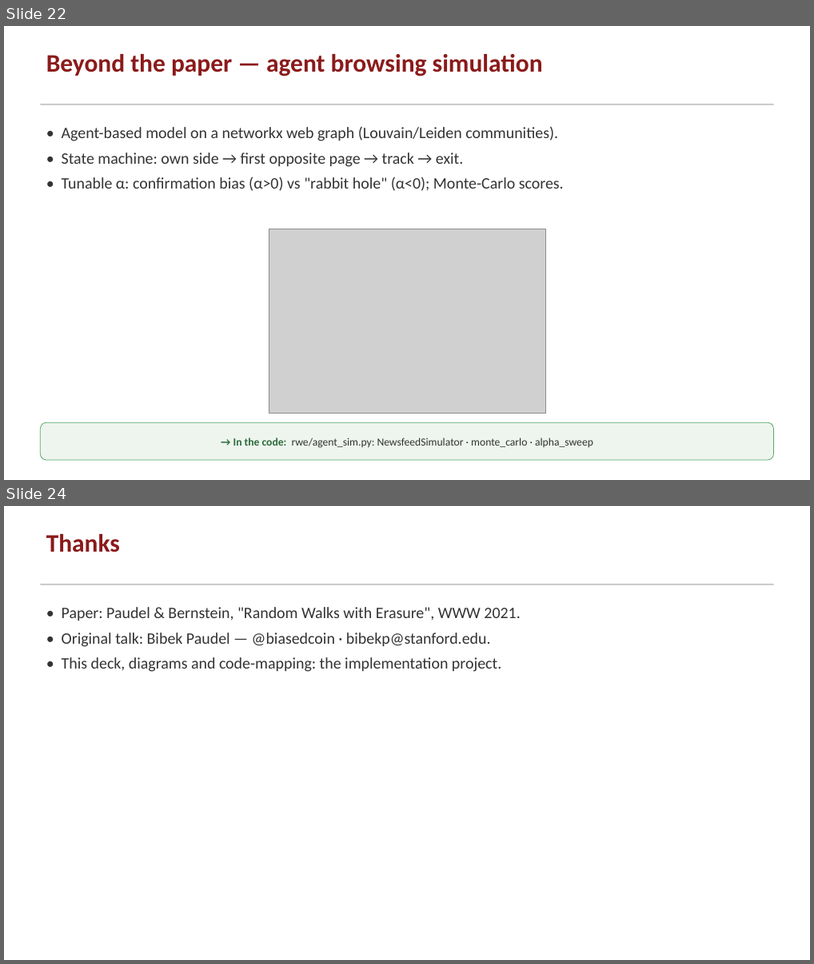
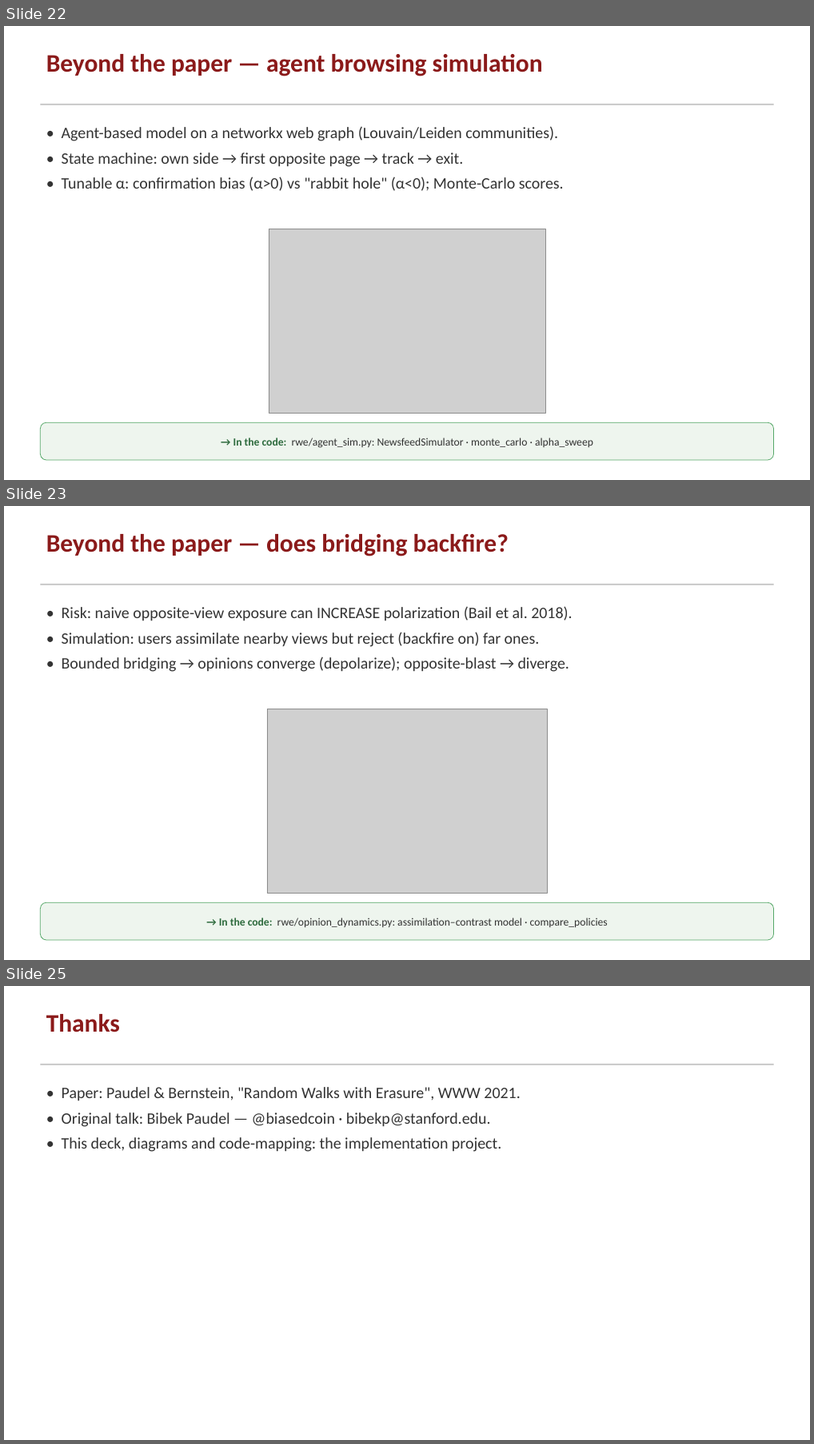
Before and after one commit to greenwichg/random_walks_with_erasure, a slide deck: docs/RWE_talk.pptx. Shown one above the other, each under a label of ours: slides 22 and 24 before the commit, slides 22, 23 and 25 after it; the slides between them are not shown. The pictures are 814x964 and 814x1444 pixels, drawn with LibreOffice and Linux fonts; fonts in the diff are those of the drawing; grey boxes stand for pictures. Boxes give left, top, right and bottom in pixels: in the first picture for what was removed or moved away, otherwise in the second. Text is boxed around its words. In the diff, an @@ line names an element or a change of style, - is before the commit and + after.

```diff
--- a/docs/RWE_talk.pptx
+++ b/docs/RWE_talk.pptx
@@ slide 23 added at (4,506,810,960), background #FFFFFF @@
@@ text added at (46,534,509,556), 30 pt, text #8B1A1A, bold @@
+Beyond the paper — does bridging backfire?
@@ rectangle added at (40,584,774,585), fill #CCCCCC @@
@@ text added at (62,606,572,672), 19 pt, text #333333 @@
+• Risk: naive opposite-view exposure can INCREASE polarization (Bail et al. 2018).
+• Simulation: users assimilate nearby views but reject (backfire on) far ones.
+• Bounded bridging → opinions converge (depolarize); opposite-blast → diverge.
@@ picture added at (267,708,547,893) @@
@@ rounded rectangle added at (40,902,774,940), fill #EEF5EE, outline #55A868 0.75 pt, 13 pt, text #333333 @@
+→ In the code: rwe/opinion_dynamics.py: assimilation–contrast model · compare_policies
@@ what was slide 24 is now slide 25 @@
```
Also in this commit, not shown: 1 slide changed, 8 other files.
